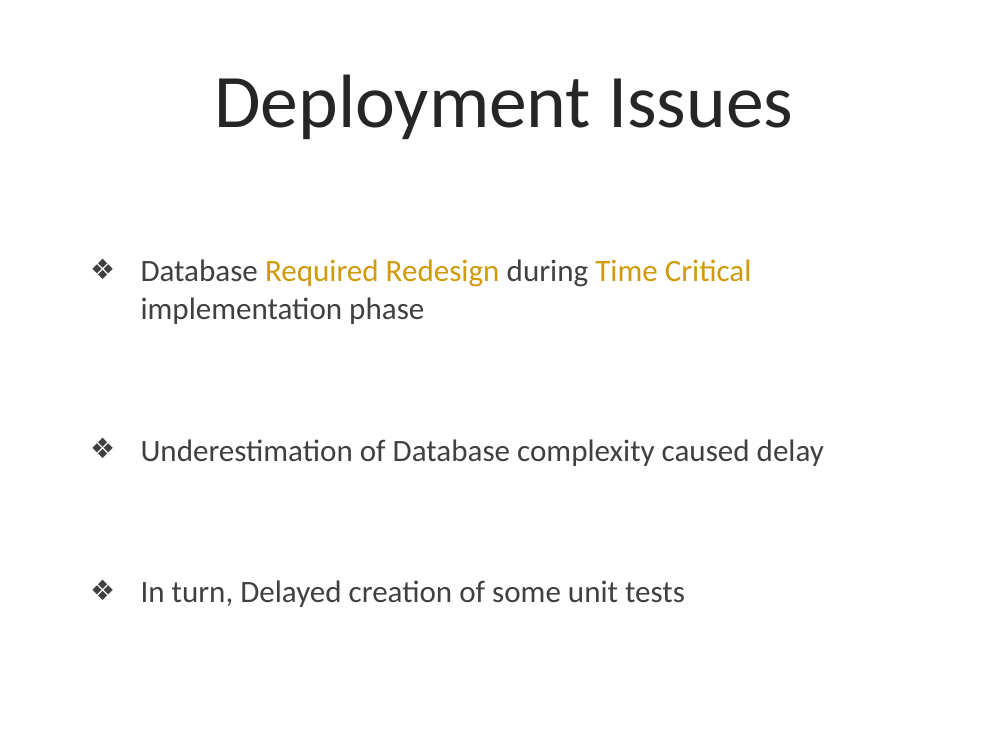
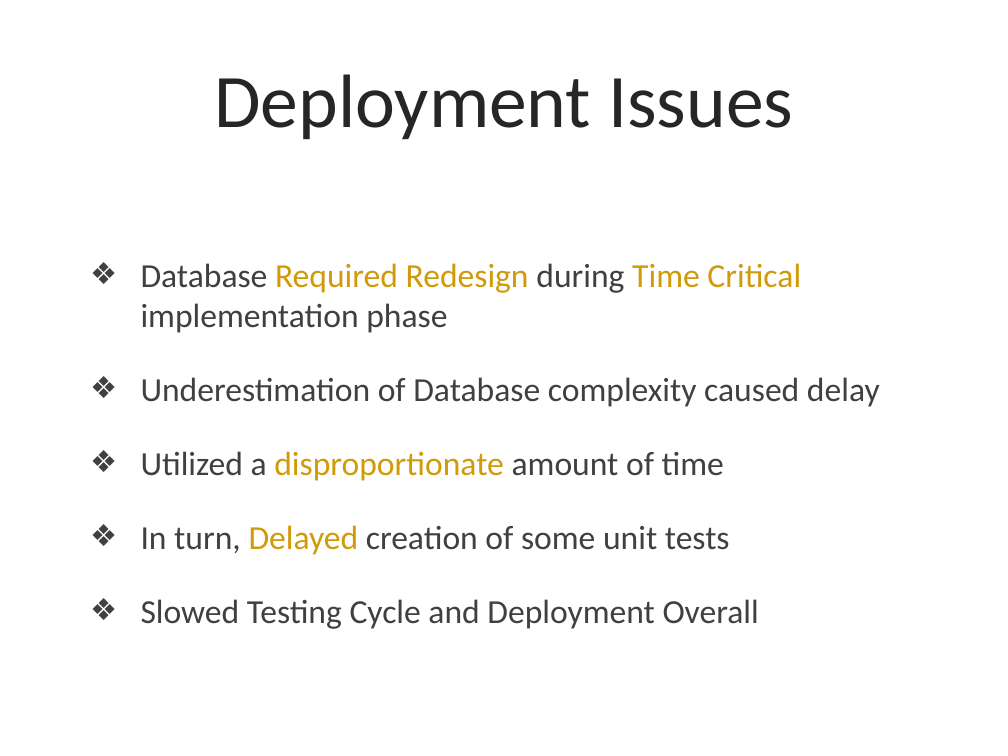
Before and after one commit to TaylorZaneKirk/Nimbus.io, a slide deck: slide 10 of Documentation/Presentation2.pptx (slide 9 before the commit). Drawn at 1008x756 pixels with LibreOffice and Linux fonts; fonts in the diff are those of the drawing; background and template pictures are left out. Boxes give left, top, right and bottom in pixels: in the first picture for what was removed or moved away, otherwise in the second. Text is boxed around its words. In the diff, an @@ line names an element or a change of style, - is before the commit and + after.

```diff
--- a/Documentation/Presentation2.pptx
+++ b/Documentation/Presentation2.pptx
@@ text at (141,263,880,555): size 22.2 to 24 pt in "Database Required Redesign during Time Critical implementati ...", "Underestimation of Database complexity caused delay", "In turn, Delayed creation of some unit ..."; text colour #404040 to #D09A08 in "Delayed" @@
@@ text at (141,451,724,481): paragraph added @@
+❖ Utilized a disproportionate amount of time
@@ text at (141,599,759,629): paragraph added @@
+❖ Slowed Testing Cycle and Deployment Overall
```
Also in this commit, not shown: 6 other slides changed, 2 slides added, 6 other files.
